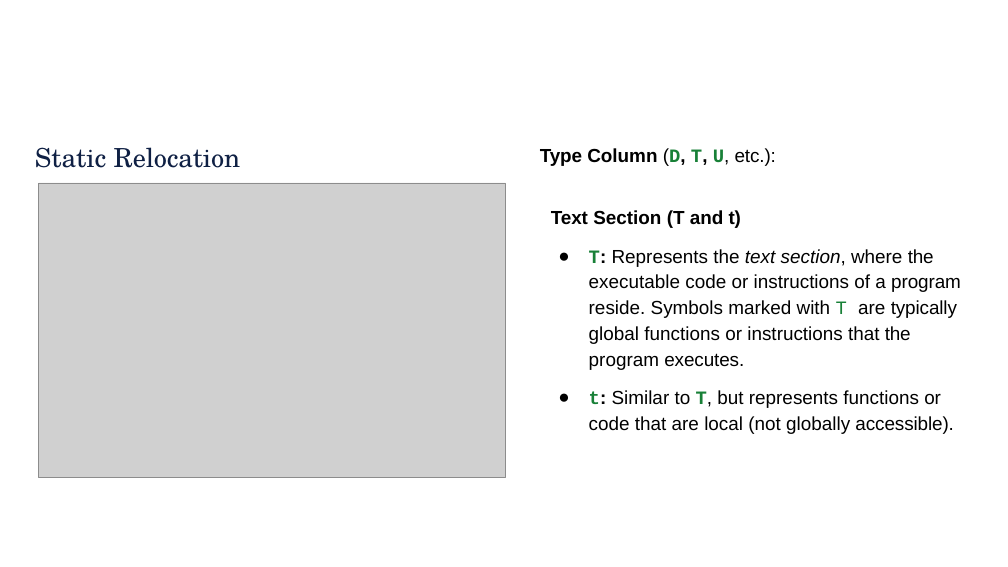
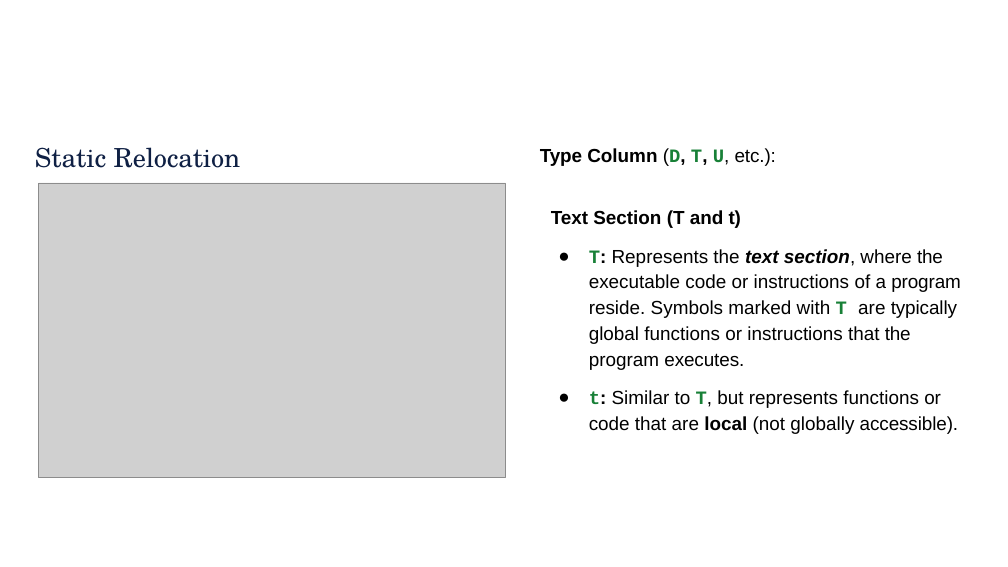
Before and after one commit to rbjohns8/CSC362-Spring-2026, a slide deck: slide 21 of Lecture Slides/11 - Static Libraries and Relocation Techniques.pptx. Drawn at 1008x567 pixels with LibreOffice and Linux fonts; fonts in the diff are those of the drawing; grey boxes stand for pictures; background and template pictures are left out. Boxes give left, top, right and bottom in pixels: in the first picture for what was removed or moved away, otherwise in the second. Text is boxed around its words. In the diff, an @@ line names an element or a change of style, - is before the commit and + after.

```diff
--- a/Lecture Slides/11 - Static Libraries and Relocation Techniques.pptx
+++ b/Lecture Slides/11 - Static Libraries and Relocation Techniques.pptx
@@ text at (589, 249, 961, 434): bold on in "text section, T", "local" @@
```
Also in this commit, not shown: 10 other slides changed.
